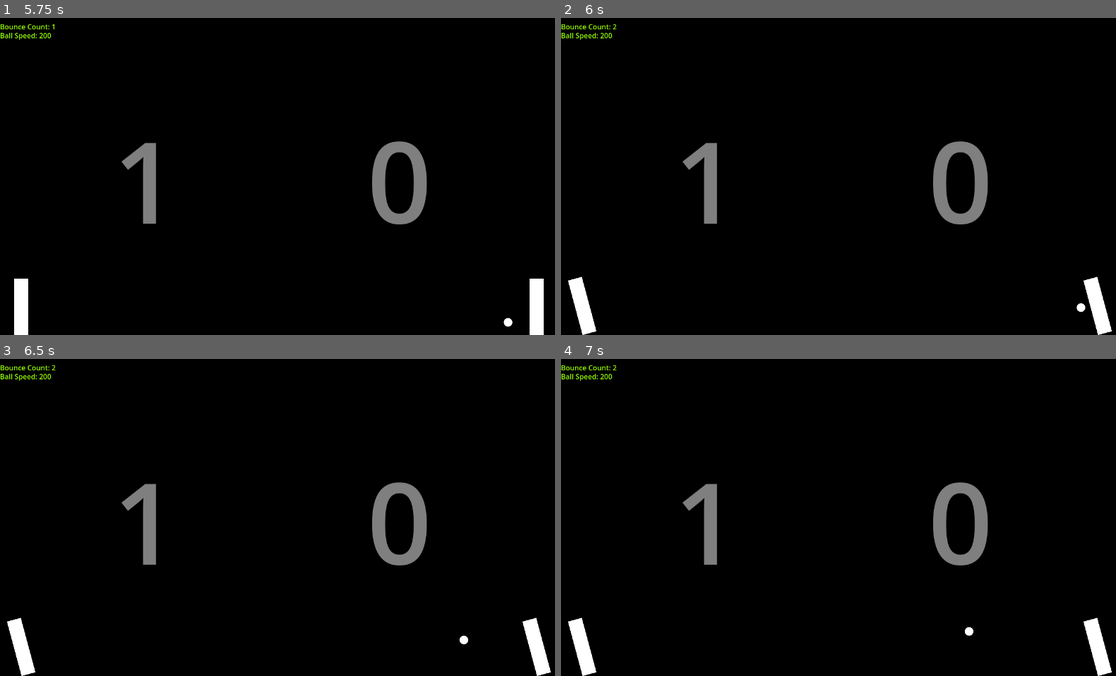
Above: before the commit, frames 1-4 (two rows, left to right).
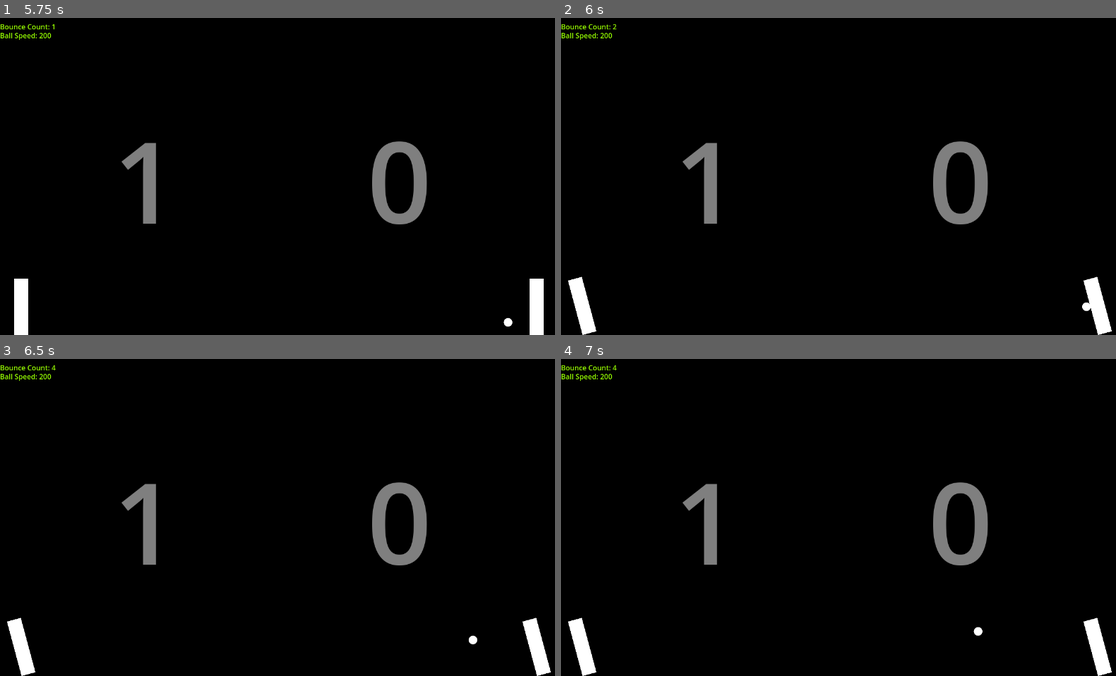
Above: after the commit, the same moments.

Repository: thejacer87/Pong
Game: Godot game, scene res://Main.tscn
Two runs of this game, one before a commit and one after it. Both use one fixed random seed, a clock stepped at 60 frames per second and the inputs below.
Inputs:
- Up to frame 1 (5.75 s): hold A (paddle_rotate_up) 0.53-1.28 s; hold Space (smack) 0.53-1.28 s; hold S (paddle_down) 1.28-2.03 s; tap Space (smack) at 1.35, 2.85, 4.35 s; hold Space (smack) 2.03-2.78 s; hold A (paddle_rotate_up) 2.03-3.53 s; hold Space (smack) 3.53-4.28 s; hold S (paddle_down) from 3.53 s (still down); tap Enter at 4.25 s; hold Space (smack) from 5.03 s (still down)
- Up to frame 2 (6 s): release S (paddle_down) at 5.78 s; release Space (smack) at 5.78 s; hold A (paddle_rotate_up) from 5.78 s (still down); tap Space (smack) at 5.85 s
- Up to frame 3 (6.5 s): keep holding A (paddle_rotate_up)
- Up to frame 4 (7 s): keep holding A (paddle_rotate_up); hold Space (smack) from 6.53 s (still down)

Frame 1 is identical in both runs. In frame 2, less than 0.1% of the frame differs, in the area x 92-96%, y 89-93%; in frame 3, less than 0.1%; in frame 4, less than 0.1%, in the area x 9-76%, y 2-88%.

Commit message:
another anim fix

Diff:
--- a/Paddle.tscn
+++ b/Paddle.tscn
@@ -56,10 +56,10 @@
 tracks/1/interp = 1
 tracks/1/loop_wrap = true
 tracks/1/keys = {
-"times": PackedFloat32Array(0, 0.1),
-"transitions": PackedFloat32Array(1, 1),
+"times": PackedFloat32Array(0, 0.05, 0.1),
+"transitions": PackedFloat32Array(1, 1, 1),
 "update": 0,
-"values": [Vector2(0, 0), Vector2(0, 0)]
+"values": [Vector2(0, 0), Vector2(64, 0), Vector2(0, 0)]
 }
 
 [sub_resource type="AnimationLibrary" id="AnimationLibrary_3v3gv"]
